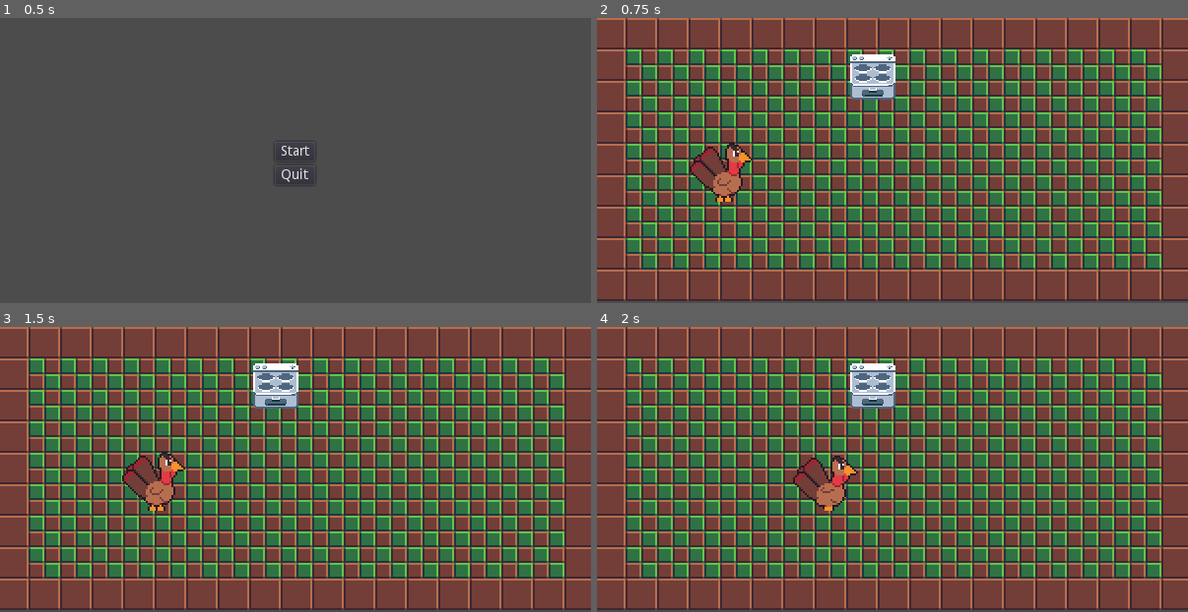
Above: before the commit, frames 1-4 (two rows, left to right).
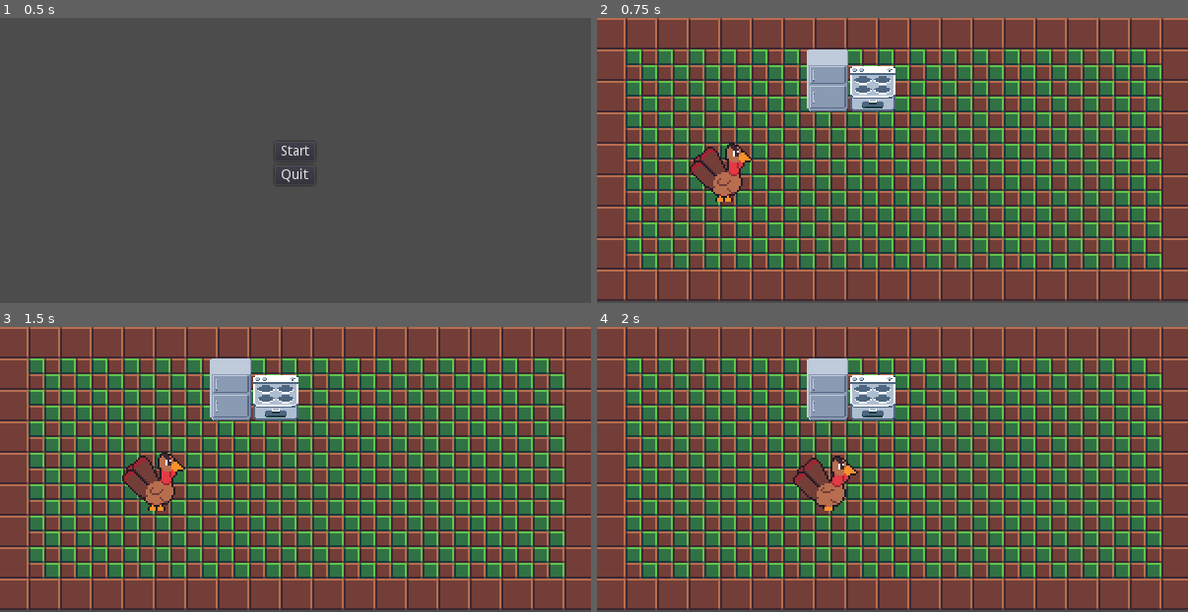
Above: after the commit, the same moments.

Repository: alexfaus08/Animals-Revenge
Game: Godot game, scene res://TitleScreen.tscn
Same seed, same stepped clock (60 frames per second), same inputs: the game is played once before the commit and once after it.
Inputs:
- Up to frame 1 (0.5 s): no input
- Up to frame 2 (0.75 s): click "Start" at 0.5 s
- Up to frame 3 (1.5 s): tap Enter at 1.25 s; hold Right (ui_right) from 1.28 s (still down)
- Up to frame 4 (2 s): keep holding Right (ui_right); tap Space (ui_select) at 1.52 s

Frame 1 is identical in both runs. In frame 2, 2.7% of the frame differs, in the area x 35-51%, y 11-33%; in frame 3, 2.7%; in frame 4, 2.7%.

Commit message:
Added Fridge

Diff:
--- a/World.tscn
+++ b/World.tscn
@@ -1,67 +1,68 @@
-[gd_scene load_steps=52 format=2]
+[gd_scene load_steps=53 format=2]
 
 [ext_resource path="res://Kitchen_Tiles.tres" type="TileSet" id=1]
-[ext_resource path="res://Stove.gd" type="Script" id=2]
-[ext_resource path="res://Stove Sprites/tile001.png" type="Texture" id=3]
-[ext_resource path="res://Stove Sprites/tile002.png" type="Texture" id=4]
-[ext_resource path="res://Stove Sprites/tile003.png" type="Texture" id=5]
-[ext_resource path="res://Stove Sprites/tile004.png" type="Texture" id=6]
-[ext_resource path="res://Player.gd" type="Script" id=7]
-[ext_resource path="res://Turkey_Character/tile026.png" type="Texture" id=8]
-[ext_resource path="res://Turkey_Character/tile027.png" type="Texture" id=9]
-[ext_resource path="res://Turkey_Character/tile028.png" type="Texture" id=10]
-[ext_resource path="res://Turkey_Character/tile029.png" type="Texture" id=11]
-[ext_resource path="res://Turkey_Character/tile031.png" type="Texture" id=12]
-[ext_resource path="res://Turkey_Character/tile032.png" type="Texture" id=13]
-[ext_resource path="res://Turkey_Character/tile033.png" type="Texture" id=14]
-[ext_resource path="res://Turkey_Character/tile034.png" type="Texture" id=15]
-[ext_resource path="res://Turkey_Character/tile035.png" type="Texture" id=16]
-[ext_resource path="res://Turkey_Character/tile036.png" type="Texture" id=17]
-[ext_resource path="res://Turkey_Character/tile037.png" type="Texture" id=18]
-[ext_resource path="res://Turkey_Character/tile038.png" type="Texture" id=19]
-[ext_resource path="res://Turkey_Character/tile039.png" type="Texture" id=20]
-[ext_resource path="res://Turkey_Character/tile040.png" type="Texture" id=21]
-[ext_resource path="res://Turkey_Character/tile041.png" type="Texture" id=22]
-[ext_resource path="res://Turkey_Character/tile042.png" type="Texture" id=23]
-[ext_resource path="res://Turkey_Character/tile021.png" type="Texture" id=24]
-[ext_resource path="res://Turkey_Character/tile022.png" type="Texture" id=25]
-[ext_resource path="res://Turkey_Character/tile023.png" type="Texture" id=26]
-[ext_resource path="res://Turkey_Character/tile024.png" type="Texture" id=27]
-[ext_resource path="res://Turkey_Character/tile001.png" type="Texture" id=28]
-[ext_resource path="res://Turkey_Character/tile002.png" type="Texture" id=29]
-[ext_resource path="res://Turkey_Character/tile003.png" type="Texture" id=30]
-[ext_resource path="res://Turkey_Character/tile004.png" type="Texture" id=31]
-[ext_resource path="res://Turkey_Character/tile005.png" type="Texture" id=32]
-[ext_resource path="res://Turkey_Character/tile006.png" type="Texture" id=33]
-[ext_resource path="res://Turkey_Character/tile007.png" type="Texture" id=34]
-[ext_resource path="res://Turkey_Character/tile008.png" type="Texture" id=35]
-[ext_resource path="res://Turkey_Character/tile009.png" type="Texture" id=36]
-[ext_resource path="res://Turkey_Character/tile010.png" type="Texture" id=37]
-[ext_resource path="res://Turkey_Character/tile011.png" type="Texture" id=38]
-[ext_resource path="res://Turkey_Character/tile012.png" type="Texture" id=39]
-[ext_resource path="res://Turkey_Character/tile046.png" type="Texture" id=40]
-[ext_resource path="res://Turkey_Character/tile047.png" type="Texture" id=41]
-[ext_resource path="res://Turkey_Character/tile048.png" type="Texture" id=42]
-[ext_resource path="res://Turkey_Character/tile049.png" type="Texture" id=43]
-[ext_resource path="res://Turkey_Character/tile016.png" type="Texture" id=44]
-[ext_resource path="res://Turkey_Character/tile017.png" type="Texture" id=45]
-[ext_resource path="res://Turkey_Character/tile018.png" type="Texture" id=46]
-[ext_resource path="res://Turkey_Character/tile019.png" type="Texture" id=47]
+[ext_resource path="res://Fridge.png" type="Texture" id=2]
+[ext_resource path="res://Stove.gd" type="Script" id=3]
+[ext_resource path="res://Stove Sprites/tile001.png" type="Texture" id=4]
+[ext_resource path="res://Stove Sprites/tile002.png" type="Texture" id=5]
+[ext_resource path="res://Stove Sprites/tile003.png" type="Texture" id=6]
+[ext_resource path="res://Stove Sprites/tile004.png" type="Texture" id=7]
+[ext_resource path="res://Player.gd" type="Script" id=8]
+[ext_resource path="res://Turkey_Character/tile026.png" type="Texture" id=9]
+[ext_resource path="res://Turkey_Character/tile027.png" type="Texture" id=10]
+[ext_resource path="res://Turkey_Character/tile028.png" type="Texture" id=11]
+[ext_resource path="res://Turkey_Character/tile029.png" type="Texture" id=12]
+[ext_resource path="res://Turkey_Character/tile031.png" type="Texture" id=13]
+[ext_resource path="res://Turkey_Character/tile032.png" type="Texture" id=14]
+[ext_resource path="res://Turkey_Character/tile033.png" type="Texture" id=15]
+[ext_resource path="res://Turkey_Character/tile034.png" type="Texture" id=16]
+[ext_resource path="res://Turkey_Character/tile035.png" type="Texture" id=17]
+[ext_resource path="res://Turkey_Character/tile036.png" type="Texture" id=18]
+[ext_resource path="res://Turkey_Character/tile037.png" type="Texture" id=19]
+[ext_resource path="res://Turkey_Character/tile038.png" type="Texture" id=20]
+[ext_resource path="res://Turkey_Character/tile039.png" type="Texture" id=21]
+[ext_resource path="res://Turkey_Character/tile040.png" type="Texture" id=22]
+[ext_resource path="res://Turkey_Character/tile041.png" type="Texture" id=23]
+[ext_resource path="res://Turkey_Character/tile042.png" type="Texture" id=24]
+[ext_resource path="res://Turkey_Character/tile021.png" type="Texture" id=25]
+[ext_resource path="res://Turkey_Character/tile022.png" type="Texture" id=26]
+[ext_resource path="res://Turkey_Character/tile023.png" type="Texture" id=27]
+[ext_resource path="res://Turkey_Character/tile024.png" type="Texture" id=28]
+[ext_resource path="res://Turkey_Character/tile001.png" type="Texture" id=29]
+[ext_resource path="res://Turkey_Character/tile002.png" type="Texture" id=30]
+[ext_resource path="res://Turkey_Character/tile003.png" type="Texture" id=31]
+[ext_resource path="res://Turkey_Character/tile004.png" type="Texture" id=32]
+[ext_resource path="res://Turkey_Character/tile005.png" type="Texture" id=33]
+[ext_resource path="res://Turkey_Character/tile006.png" type="Texture" id=34]
+[ext_resource path="res://Turkey_Character/tile007.png" type="Texture" id=35]
+[ext_resource path="res://Turkey_Character/tile008.png" type="Texture" id=36]
+[ext_resource path="res://Turkey_Character/tile009.png" type="Texture" id=37]
+[ext_resource path="res://Turkey_Character/tile010.png" type="Texture" id=38]
+[ext_resource path="res://Turkey_Character/tile011.png" type="Texture" id=39]
+[ext_resource path="res://Turkey_Character/tile012.png" type="Texture" id=40]
+[ext_resource path="res://Turkey_Character/tile046.png" type="Texture" id=41]
+[ext_resource path="res://Turkey_Character/tile047.png" type="Texture" id=42]
+[ext_resource path="res://Turkey_Character/tile048.png" type="Texture" id=43]
+[ext_resource path="res://Turkey_Character/tile049.png" type="Texture" id=44]
+[ext_resource path="res://Turkey_Character/tile016.png" type="Texture" id=45]
+[ext_resource path="res://Turkey_Character/tile017.png" type="Texture" id=46]
+[ext_resource path="res://Turkey_Character/tile018.png" type="Texture" id=47]
+[ext_resource path="res://Turkey_Character/tile019.png" type="Texture" id=48]
 
 [sub_resource type="SpriteFrames" id=4]
 
 animations = [ {
-"frames": [ ExtResource( 3 ) ],
+"frames": [ ExtResource( 4 ) ],
 "loop": true,
 "name": "Idle",
 "speed": 5.0
 }, {
-"frames": [ ExtResource( 4 ) ],
+"frames": [ ExtResource( 5 ) ],
 "loop": true,
 "name": "On",
 "speed": 2.0
 }, {
-"frames": [ ExtResource( 5 ), ExtResource( 6 ) ],
+"frames": [ ExtResource( 6 ), ExtResource( 7 ) ],
 "loop": true,
 "name": "Cooking",
 "speed": 5.0
@@ -142,9 +143,28 @@
 "_edit_lock_": true
 }
 
-[node name="Stove" type="Area2D" parent="." index="1"]
-
-position = Vector2( 283, 60 )
+[node name="Fridge" type="Area2D" parent="." index="1"]
+
+position = Vector2( 238, 64 )
+scale = Vector2( 1.3125, 1.3125 )
+input_pickable = true
+gravity_vec = Vector2( 0, 1 )
+gravity = 98.0
+linear_damp = 0.1
+angular_damp = 1.0
+audio_bus_override = false
+audio_bus_name = "Master"
+__meta__ = {
+"_edit_group_": true
+}
+
+[node name="FridgeSprite" type="Sprite" parent="Fridge" index="0"]
+
+texture = ExtResource( 2 )
+
+[node name="Stove" type="Area2D" parent="." index="2"]
+
+position = Vector2( 283, 72 )
 scale = Vector2( 1.42188, 1.42188 )
 input_pickable = true
 gravity_vec = Vector2( 0, 1 )
@@ -171,7 +191,7 @@
 shape = SubResource( 5 )
 _sections_unfolded = [ "Visibility" ]
 
-[node name="Player" type="KinematicBody2D" parent="." index="2"]
+[node name="Player" type="KinematicBody2D" parent="." index="3"]
 
 position = Vector2( 130, 160 )
 scale = Vector2( 2, 2 )
@@ -198,7 +218,7 @@
 frames = SubResource( 3 )
 animation = "Walk Down"
 
-[node name="Timer" type="Timer" parent="." index="3"]
+[node name="Timer" type="Timer" parent="." index="4"]
 
 process_mode = 1
 wait_time = 1.0
Binary file added: Fridge.png
Not shown, added: Fridge.png.import
Not shown: 3 places in World.tscn that only renumber resources
